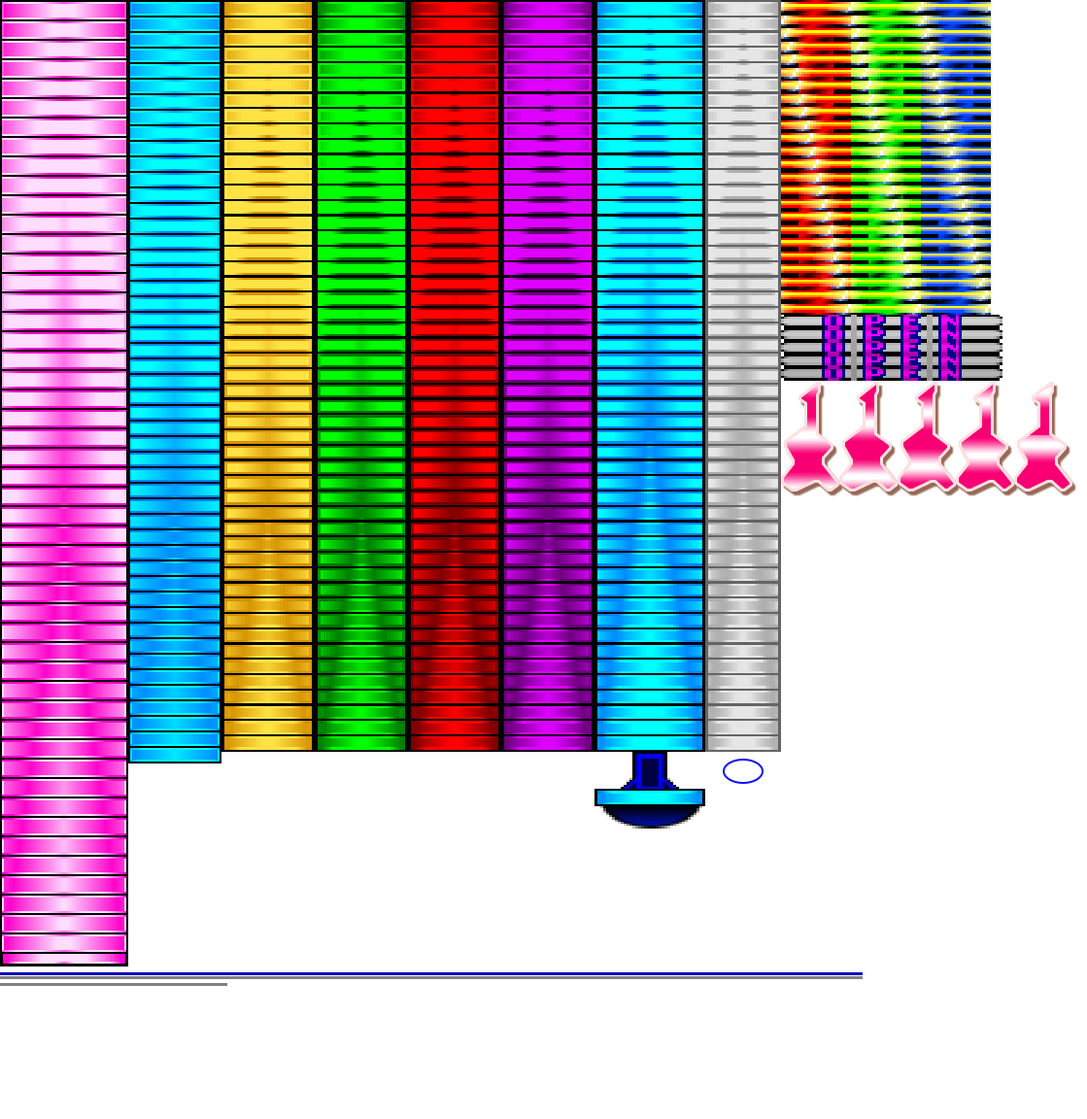
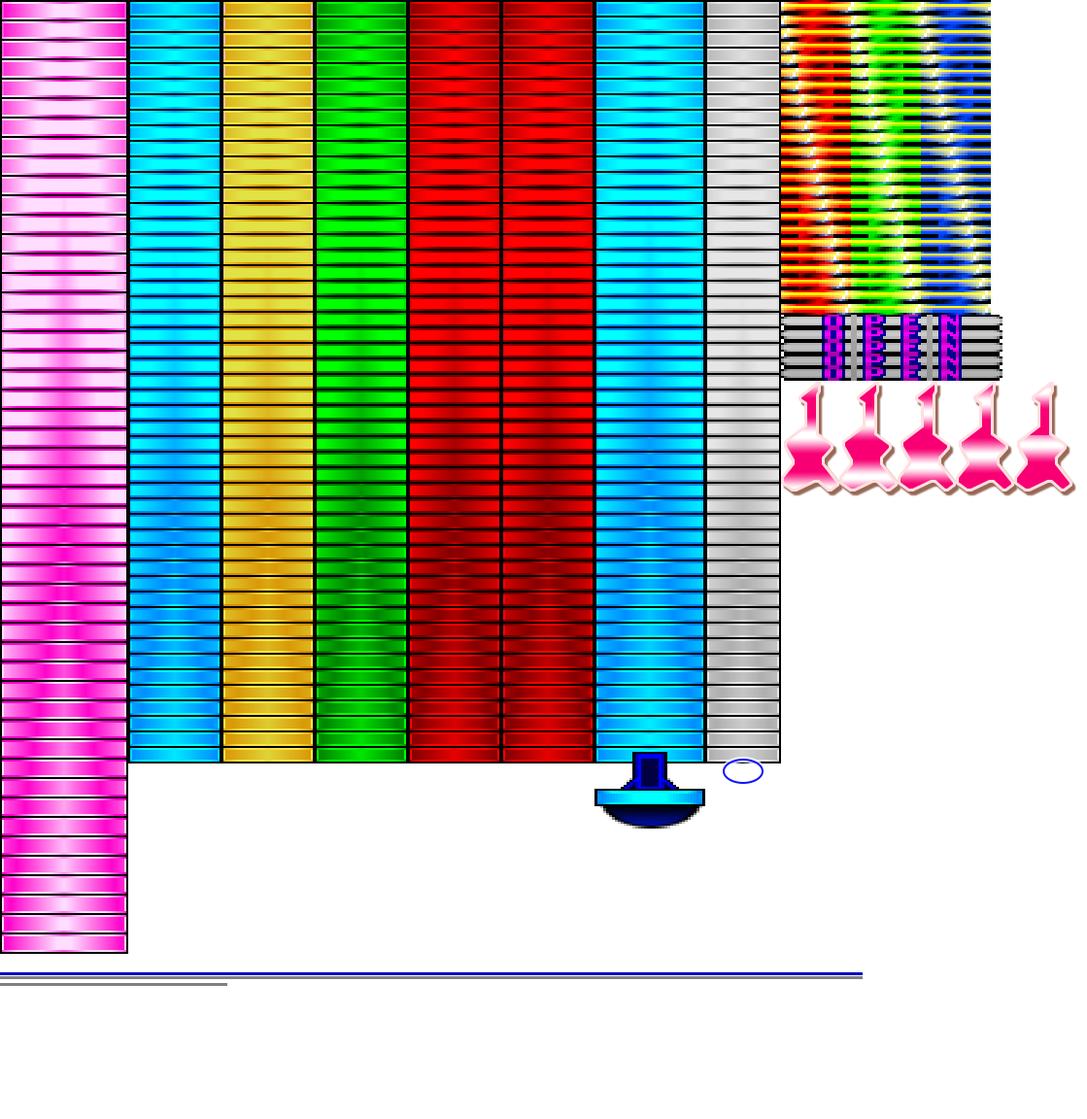
Layers edited between the first and the second 1087 × 1119 image:
added layer "レイヤー 2" above "灰色" over left=221, top=0, right=781, bottom=764
hid "ドラムチップ（7H）" over left=0, top=0, right=781, bottom=967
